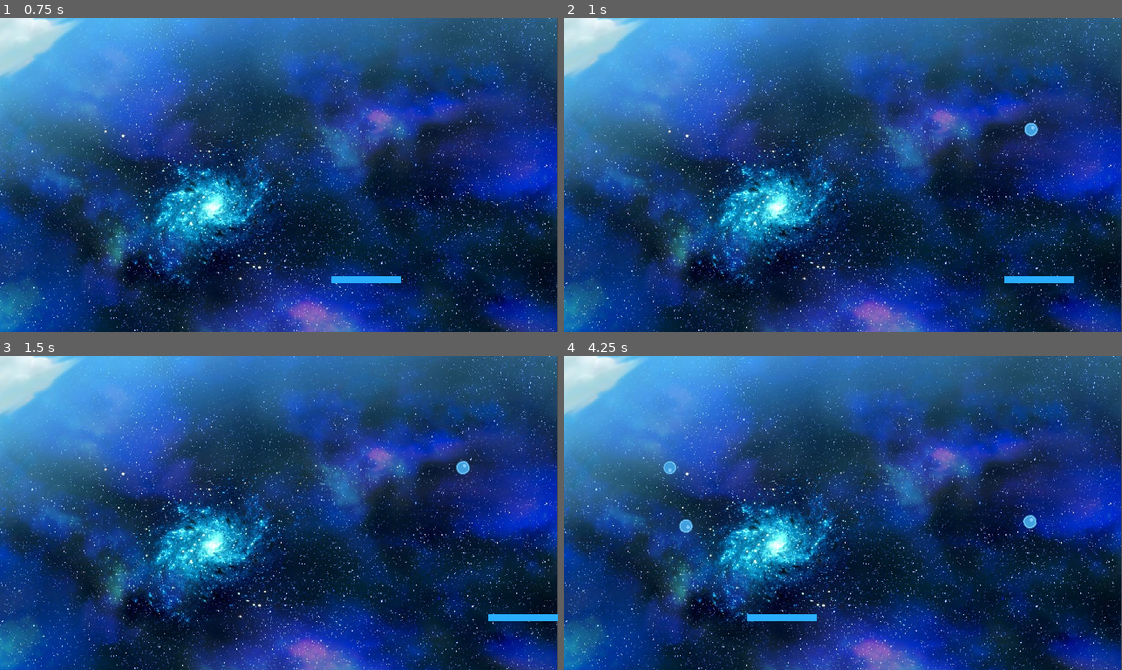
Above: before the commit, frames 1-4 (two rows, left to right).
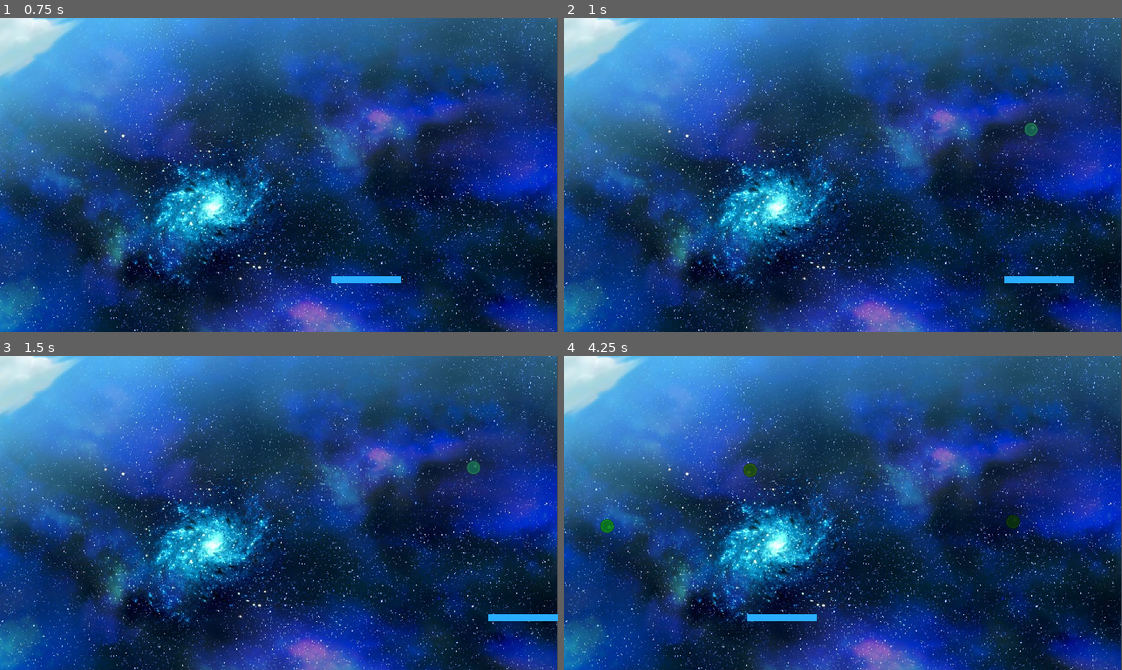
Above: after the commit, the same moments.

Repository: ProjectPybro/Extreme-Breakout
Game: Godot game, scene res://scenes/world.tscn
Two runs of this game, one before a commit and one after it. Both use one fixed random seed, a clock stepped at 60 frames per second and the inputs below.
Inputs:
- Up to frame 1 (0.75 s): tap Enter at 0.5 s; hold Right (right) from 0.53 s (still down)
- Up to frame 2 (1 s): keep holding Right (right)
- Up to frame 3 (1.5 s): release Right (right) at 1.28 s; hold Down (down) from 1.28 s (still down)
- Up to frame 4 (4.25 s): release Down (down) at 2.03 s; hold Right (right) 2.03-2.78 s; hold Up (up) 2.78-3.53 s; hold Left (left) from 3.53 s (still down)

Frame 1 is identical in both runs. In frame 2, less than 0.1% of the frame differs, in the area x 82-85%, y 33-38%; in frame 3, 0.2%; in frame 4, 0.5%, in the area x 6-85%, y 33-57%.

Commit message:
Balls now have a random color

Diff:
--- a/scenes/ball.gd
+++ b/scenes/ball.gd
@@ -16,12 +16,14 @@
 
 	speed = rng.randi_range(200, 500) # Number between (and including) 200, 500
 	rotation_speed = rng.randi_range(40, 100)
+	direction_x = rng.randf_range(-1, 1)
 	rotation_direction = rng.randi_range(0, 1)
 
 	if rotation_direction == 0:
 		rotation_direction = -1 # A very crude way of getting either 1 or -1
 
-	direction_x = rng.randf_range(-1, 1)
+
+	modulate = Color(rng.randf_range(0, 1), rng.randf_range(0, 1), rng.randf_range(0, 1))
 
 func _process(delta):
 	position += Vector2(direction_x, 0) * speed * delta
